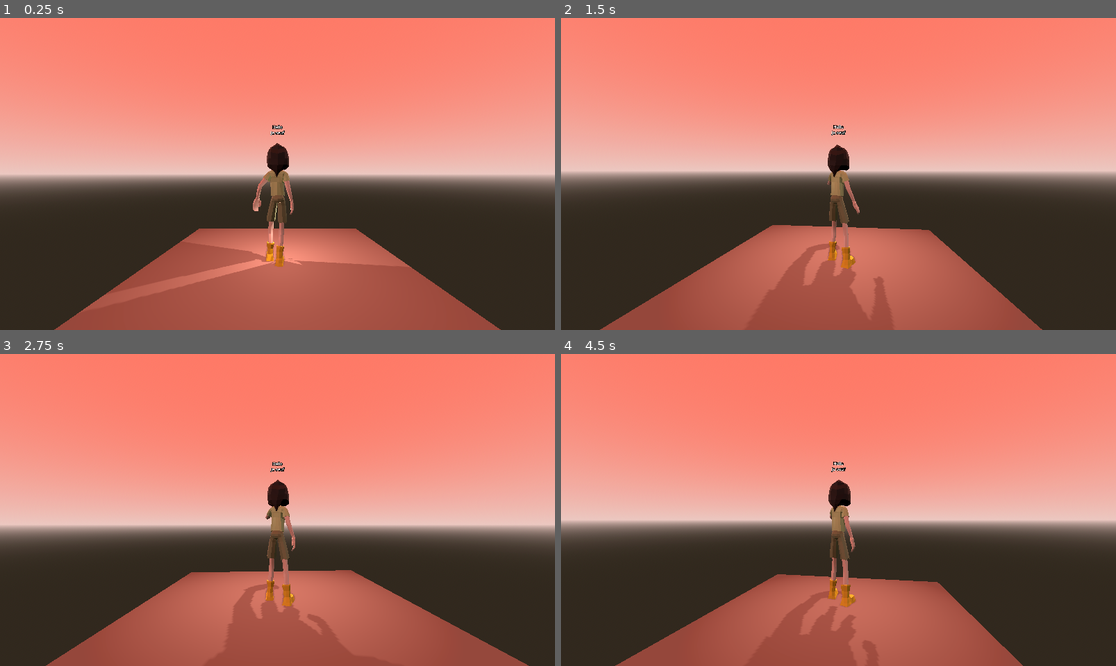
Above: before the commit, frames 1-4 (two rows, left to right).
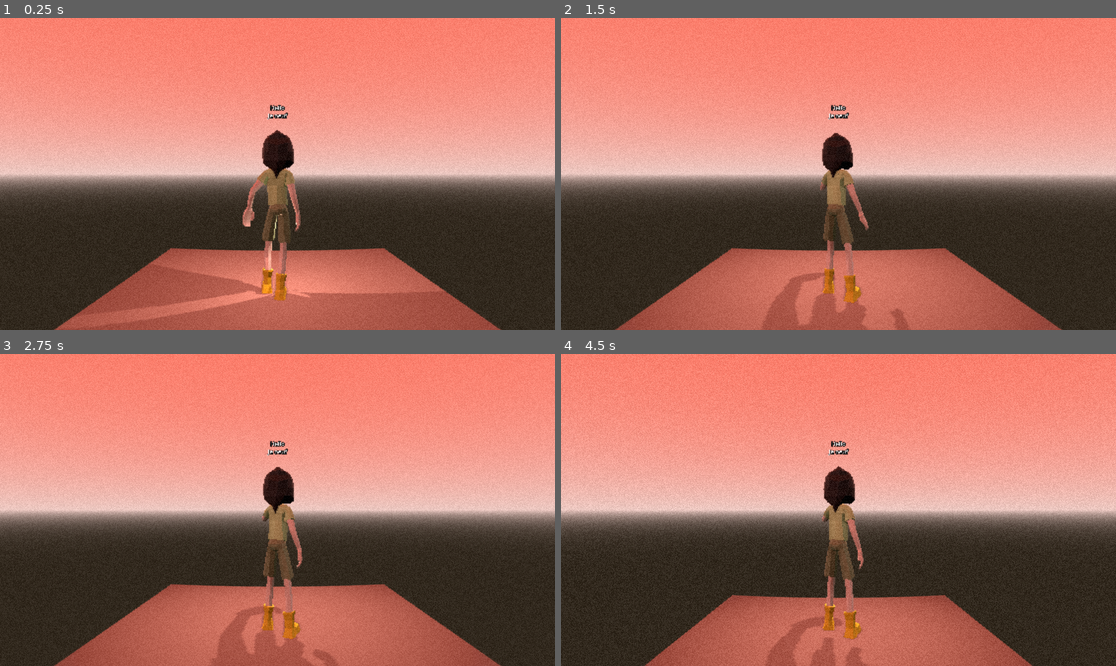
Above: after the commit, the same moments.

Repository: GreenDjango/BrackeysJam2026.1
Game: Godot game, scene res://src/scenes/game.tscn
Two runs of this game, one before a commit and one after it. Both use one fixed random seed, a clock stepped at 60 frames per second and the inputs below.
Inputs (mouse positions are in pixels of both pictures, inside the frame that each line leads up to):
- Up to frame 1 (0.25 s): no input
- Up to frame 2 (1.5 s): move the mouse to (960, 158) at 0.52 s; hold Space (ui_select) 0.53-1.28 s; move the mouse to (727, 189) at 1.27 s; tap Space (ui_select) at 1.35 s
- Up to frame 3 (2.75 s): tap Space (ui_select) at 1.52, 1.82 s; move the mouse to (333, 441) at 2.02 s; hold Space (ui_select) from 2.03 s (still down)
- Up to frame 4 (4.5 s): tap Enter at 2.75 s; move the mouse to (810, 572) at 2.77 s; release Space (ui_select) at 2.78 s; tap Space (ui_select) at 2.85, 3.02, 3.32, 4.35 s; move the mouse to (1005, 556) at 3.52 s; hold Space (ui_select) 3.53-4.28 s; tap Escape (ui_cancel) at 4.15 s; move the mouse to (672, 463) at 4.27 s

The runs differ from the first frame. In frame 1, 9.3% of the frame differs, in the area x 9-91%, y 24-100%; in frame 2, 13%; in frame 3, 21%, in the area x 0-100%, y 15-100%; in frame 4, 18%.

Commit message:
prepare camera effects

Diff:
--- a/src/entities/player.tscn
+++ b/src/entities/player.tscn
@@ -50,10 +50,17 @@
 func _input(event: InputEvent) -> void:
 	if event.is_action_pressed(\"ui_cancel\"):
 		remove_life()
+	if event.is_action_pressed(\"ui_select\"):
+		add_life()
 
 func remove_life() -> void:
 	if current_life > 0:
 		current_life = current_life - 1
+		$MainCharacter/Armature/Skeleton3D/LeftHandBoneAttachment/Torch.light_energy = current_life / float(max_life)
+
+func add_life() -> void:
+	if current_life < max_life:
+		current_life = current_life + 1
 		$MainCharacter/Armature/Skeleton3D/LeftHandBoneAttachment/Torch.light_energy = current_life / float(max_life)
 "
 
@@ -176,28 +183,28 @@
 [node name="MainCharacter" parent="." unique_id=805796366 instance=ExtResource("1_cusn3")]
 transform = Transform3D(-1, 0, -8.742278e-08, 0, 1, 0, 8.742278e-08, 0, -1, 0, 0, 0)
 
-[node name="Skeleton3D" parent="MainCharacter/Armature" parent_id_path=PackedInt32Array(805796366, 1498361304) index="0" unique_id=541133251]
-bones/0/position = Vector3(1.5739874, -2.279274, -260.42633)
-bones/0/rotation = Quaternion(-0.66922677, -0.17933054, 0.17844276, 0.6986661)
+[node name="Skeleton3D" parent="MainCharacter/Armature" parent_id_path=PackedInt32Array(805796366, 2046969162) index="0" unique_id=1292156158]
+bones/0/position = Vector3(3.3707688, -4.6308203, -260.35376)
+bones/0/rotation = Quaternion(-0.67162675, -0.17626701, 0.18077095, 0.696541)
 bones/1/position = Vector3(8.34465e-07, 19.411194, -0.35083914)
-bones/1/rotation = Quaternion(0.035886824, 9.478355e-05, -0.02552515, 0.9990298)
+bones/1/rotation = Quaternion(0.04882708, 0.00036905485, -0.023871934, 0.9985219)
 bones/2/position = Vector3(-5.066395e-07, 22.65011, 1.0132791e-06)
-bones/2/rotation = Quaternion(0.001852334, -0.0086048655, 0.028281422, 0.9995613)
+bones/2/rotation = Quaternion(0.016641747, -0.007941118, 0.02519842, 0.9995125)
 bones/3/position = Vector3(-1.013279e-06, 25.88585, 1.4901161e-06)
-bones/3/rotation = Quaternion(0.0025802483, -0.0055891336, 0.028719828, 0.9995686)
+bones/3/rotation = Quaternion(0.017321724, -0.004947373, 0.025680697, 0.9995079)
 bones/4/position = Vector3(6.67572e-06, 29.12155, 1.2562681e-05)
-bones/4/rotation = Quaternion(0.0087514715, 0.15430047, -0.060722996, 0.9861175)
+bones/4/rotation = Quaternion(-0.03131993, 0.14985588, -0.05484317, 0.98668873)
 bones/5/position = Vector3(1.4305115e-06, 33.540718, -0.30647784)
-bones/5/rotation = Quaternion(-0.047552116, 0.11452655, -0.0022443135, 0.99227893)
+bones/5/rotation = Quaternion(-0.05380709, 0.11214588, -0.023336977, 0.99195945)
 bones/6/position = Vector3(1.7881393e-07, 76.44837, -0.6985529)
 bones/7/position = Vector3(10.745476, 26.459852, -0.02640345)
-bones/7/rotation = Quaternion(-0.59536546, -0.40222475, 0.51868206, -0.4633835)
+bones/7/rotation = Quaternion(-0.5922269, -0.40666175, 0.5164391, -0.4660304)
 bones/8/position = Vector3(4.4699652e-07, 22.018236, 1.8472758e-05)
-bones/8/rotation = Quaternion(0.21880655, -0.3717956, 0.19044472, 0.8818291)
+bones/8/rotation = Quaternion(0.23483796, -0.3913969, 0.20866528, 0.8649383)
 bones/9/position = Vector3(2.462791e-05, 59.046375, -2.5344623e-05)
-bones/9/rotation = Quaternion(-0.037927575, 0.022044353, 0.5558442, 0.8301282)
+bones/9/rotation = Quaternion(-0.035936538, 0.021642432, 0.54009557, 0.8405575)
 bones/10/position = Vector3(-2.722588e-05, 52.63069, 2.0556068e-05)
-bones/10/rotation = Quaternion(0.015337324, -0.30534455, -0.08787953, 0.94805425)
+bones/10/rotation = Quaternion(0.015947698, -0.305127, -0.102979206, 0.94659317)
 bones/11/position = Vector3(-8.431525, 7.1248555, -1.3235979e-05)
 bones/11/rotation = Quaternion(0.27054274, 0.22973152, 0.2185753, 0.9089857)
 bones/12/position = Vector3(-2.1539516, 8.5643835, -1.2560372e-06)
@@ -213,42 +220,42 @@
 bones/17/rotation = Quaternion(0.47432178, 0.013722204, 0.077620134, 0.8768156)
 bones/18/position = Vector3(-0.26705357, 9.334155, 3.225574e-06)
 bones/19/position = Vector3(-10.74546, 26.460619, -0.06979174)
-bones/19/rotation = Quaternion(0.62047577, -0.41282085, 0.5374181, 0.39467773)
+bones/19/rotation = Quaternion(0.63468796, -0.39961854, 0.527851, 0.3985595)
 bones/20/position = Vector3(-1.6433048e-06, 22.018215, -5.4073116e-06)
-bones/20/rotation = Quaternion(0.3787904, 0.01379423, 0.026486678, 0.92500055)
+bones/20/rotation = Quaternion(0.41011634, -0.007397135, 0.012593949, 0.91191626)
 bones/21/position = Vector3(3.6858025e-06, 59.043495, 8.3487175e-06)
-bones/21/rotation = Quaternion(-0.020767815, -0.11282258, -0.16916195, 0.97888917)
+bones/21/rotation = Quaternion(-0.015320575, -0.09811784, -0.16574739, 0.98115546)
 bones/22/position = Vector3(-2.8628986e-06, 52.628662, 1.4583402e-05)
-bones/22/rotation = Quaternion(0.041482657, -0.16454312, -0.052067056, 0.98412085)
+bones/22/rotation = Quaternion(0.056447938, -0.1659692, -0.08150008, 0.98113483)
 bones/23/position = Vector3(9.215039, 7.4555016, -4.693866e-06)
-bones/23/rotation = Quaternion(0.008566347, -0.23225111, -0.094729885, 0.96799403)
+bones/23/rotation = Quaternion(0.010840814, -0.23563601, -0.06582194, 0.96954924)
 bones/24/position = Vector3(2.4363356, 9.164344, 8.551055e-06)
-bones/24/rotation = Quaternion(0.12959178, 0.17306273, 0.0523733, 0.9749422)
+bones/24/rotation = Quaternion(0.1432302, 0.17009951, 0.079439454, 0.9717206)
 bones/25/position = Vector3(-0.20267487, 8.393695, -2.0338134e-06)
-bones/25/rotation = Quaternion(-0.017350914, 0.07729863, -0.14723876, 0.9859233)
+bones/25/rotation = Quaternion(-0.00817192, 0.07908326, -0.12568408, 0.9888795)
 bones/26/position = Vector3(-2.2336442, 5.779323, 2.6538164e-06)
 bones/27/position = Vector3(1.5426704e-06, 15.566087, -6.5592903e-06)
-bones/27/rotation = Quaternion(0.09761975, -0.031703632, 0.023311893, 0.9944455)
+bones/27/rotation = Quaternion(0.13133855, -0.031518932, 0.014872984, 0.99072486)
 bones/28/position = Vector3(0.12418842, 16.211409, -1.7571445e-05)
-bones/28/rotation = Quaternion(0.16908816, 0.0262562, -0.06677132, 0.98298603)
+bones/28/rotation = Quaternion(0.19901255, 0.027044725, -0.078106865, 0.97650504)
 bones/29/position = Vector3(-0.43836975, 10.393876, -4.8574943e-06)
-bones/29/rotation = Quaternion(0.14042476, 0.022146842, 0.028956754, 0.98942006)
+bones/29/rotation = Quaternion(0.17058875, 0.02326614, 0.01729432, 0.9849158)
 bones/30/position = Vector3(0.31417388, 9.158777, 8.3533305e-06)
 bones/31/position = Vector3(15.116845, -10.79286, 0.21535318)
-bones/31/rotation = Quaternion(0.17110792, 0.11733231, 0.97619283, -0.06326869)
+bones/31/rotation = Quaternion(0.17093016, 0.11856303, 0.97649205, -0.05647175)
 bones/32/position = Vector3(4.3138098e-06, 118.65899, 3.5245987e-06)
-bones/32/rotation = Quaternion(-0.14919831, -0.11851362, 0.003502629, 0.98167324)
+bones/32/rotation = Quaternion(-0.14487527, -0.11881955, 0.0030329558, 0.9822851)
 bones/33/position = Vector3(3.4888883e-06, 106.50387, -4.3328862e-07)
-bones/33/rotation = Quaternion(0.46488246, 0.014085064, -0.049778216, 0.8838599)
+bones/33/rotation = Quaternion(0.45859048, 0.016300375, -0.045325648, 0.8873414)
 bones/34/rotation = Quaternion(0.33267504, 0.00875544, -0.0045310333, 0.94299006)
 bones/36/position = Vector3(-15.116845, -10.792818, -0.058137435)
-bones/36/rotation = Quaternion(-0.021411482, 0.039599825, 0.99638987, 0.071977295)
-bones/37/rotation = Quaternion(-0.09112586, -0.085898586, 0.018622443, 0.9919531)
-bones/38/rotation = Quaternion(0.49567693, 0.029667012, 0.048748594, 0.86663014)
+bones/36/rotation = Quaternion(-0.020491445, 0.049436435, 0.99553746, 0.077726975)
+bones/37/rotation = Quaternion(-0.10245067, -0.0855556, 0.019563599, 0.990859)
+bones/38/rotation = Quaternion(0.4956074, 0.03020553, 0.049702723, 0.86659706)
 bones/39/rotation = Quaternion(0.34642383, -0.00967429, 0.0041634287, 0.93801904)
 
 [node name="LeftHandBoneAttachment" type="BoneAttachment3D" parent="MainCharacter/Armature/Skeleton3D" index="0" unique_id=186672180]
-transform = Transform3D(0.014460921, -0.26665345, -0.96368384, 0.3182113, 0.91490394, -0.24838056, 0.9479097, -0.30306345, 0.09808248, 26.815575, 117.18126, -346.16956)
+transform = Transform3D(0.010199636, -0.25695914, -0.96636844, 0.21992412, 0.94333225, -0.24851227, 0.97546375, -0.20999306, 0.06613311, 25.419956, 118.29842, -340.31708)
 bone_name = "mixamorig_LeftHand"
 bone_idx = 10
 
--- /dev/null
+++ b/src/scenes/game.gd
@@ -0,0 +1,23 @@
+extends Node3D
+
+# todo: find a better shader value
+# todo: merge CanvasLayer2 and CanvasLayer
+# todo: properly rename node
+func _input(event: InputEvent) -> void:
+	var grain_shader = $CanvasLayer2/Grain.material
+	var grain_size = grain_shader.get_shader_parameter("grain_size")
+	var grain_amount = grain_shader.get_shader_parameter("grain_amount")
+	if event.is_action_pressed("ui_cancel"):
+		if $Player.current_life > 0:
+			grain_shader.set_shader_parameter("grain_size", grain_size + 0.2)
+			#grain_shader.set_shader_parameter("grain_amount", grain_amount + 0.01)
+	if event.is_action_pressed("ui_select"):
+		# fixme: use signal to avoid sync error as follow:
+		#	1. Player._input -> $Player.current_life++
+		#   2. (next line)   -> false
+		# So, the original value of `grain_size` will be never meet. By using
+		# "signal" or other sync features, we will be assured that an update
+		# has been performed on the player life
+		if $Player.current_life < $Player.max_life:
+			grain_shader.set_shader_parameter("grain_size", grain_size - 0.2)
+			#grain_shader.set_shader_parameter("grain_amount", grain_amount - 0.01)
--- a/src/scenes/game.tscn
+++ b/src/scenes/game.tscn
@@ -1,7 +1,72 @@
 [gd_scene format=3 uid="uid://c0bdtjmn1b4gh"]
 
+[ext_resource type="Script" uid="uid://c1d0ref15vmj1" path="res://src/scenes/game.gd" id="1_3rtjt"]
 [ext_resource type="PackedScene" uid="uid://bum3w3ougalos" path="res://src/entities/player.tscn" id="1_qfxj7"]
 [ext_resource type="Script" uid="uid://b8uxkhnk7d8co" path="res://src/scenes/spring_arm_3d.gd" id="2_covw0"]
+
+[sub_resource type="Shader" id="Shader_covw0"]
+code = "// Converted from https://www.shadertoy.com/view/td2GzW
+shader_type canvas_item;
+uniform sampler2D SCREEN_TEXTURE : hint_screen_texture, filter_linear_mipmap;
+
+// Anti fish eye (negative amount) / fish eye (positive)
+uniform float effect_amount : hint_range(-2.5, 2.5) = 1.0;
+
+void fragment() {
+	// glsl -> godot shader
+	vec2 iResolution = 1.0 / SCREEN_PIXEL_SIZE;
+	vec4 fragCoord = FRAGCOORD;
+
+	//normalized coords
+	vec2 p = fragCoord.xy / iResolution.x;
+
+	//screen proroption
+	float prop = iResolution.x / iResolution.y;
+
+	//center coords
+	vec2 m = vec2(0.5, 0.5 / prop);
+
+	//vector from center to current fragment
+	vec2 d = p - m;
+
+	// distance of pixel from center
+	float r = sqrt(dot(d, d));
+
+	float power = effect_amount;
+
+	//radius of 1:1 effect
+	float bind;
+
+	//stick to borders
+	if (power > 0.0)
+		bind = sqrt(dot(m, m));
+	else {
+		if (prop < 1.0)
+    		bind = m.x;
+    	else
+        	bind = m.y;
+	}
+
+	vec2 uv;
+	//fisheye
+	if (power > 0.0)
+		uv = m + normalize(d) * tan(r * power) * bind / tan( bind * power);
+	//antifisheye
+	else if (power < 0.0)
+		uv = m + normalize(d) * atan(r * -power * 10.0) * bind / atan(-power * bind * 10.0);
+	//no effect for power = 1.0
+	else
+		uv = p;
+    uv.y *= prop;
+
+	vec3 col = texture(SCREEN_TEXTURE, uv).rgb;
+
+	COLOR = vec4(col, 1.0);
+}"
+
+[sub_resource type="ShaderMaterial" id="ShaderMaterial_3rtjt"]
+shader = SubResource("Shader_covw0")
+shader_parameter/effect_amount = 1.6040001949400002
 
 [sub_resource type="ProceduralSkyMaterial" id="ProceduralSkyMaterial_qfxj7"]
 sky_top_color = Color(1, 0.47018713, 0.39553028, 1)
@@ -23,7 +88,52 @@
 [sub_resource type="BoxShape3D" id="BoxShape3D_covw0"]
 size = Vector3(10, 1, 10)
 
+[sub_resource type="Shader" id="Shader_qfxj7"]
+code = "shader_type canvas_item;
+
+uniform sampler2D screen_texture : hint_screen_texture;
+uniform float grain_amount : hint_range(0.0, 1.0) = 0.05; // Adjust the amount of grain
+uniform float grain_size : hint_range(0.1, 10.0) = 1.0; // Adjust the size of the grain
+uniform bool animate = false;
+
+void fragment() {
+	// Sample the original screen texture
+	vec4 original_color = texture(screen_texture, SCREEN_UV);
+
+	float noise = 0.0;
+
+	if (animate) {
+		// Generate random noise
+		noise = (fract(sin(dot(UV * TIME, vec2(12.9898, 78.233))) * 43758.5453) - 0.5) * 2.0;
+	} else {
+		 noise = (fract(sin(dot(UV, vec2(12.9898, 78.233))) * 43758.5453) - 0.5) * 2.0;
+	}
+	// Add noise to the original color
+	original_color.rgb += noise * grain_amount * grain_size;
+
+	// Clamp the final color to make sure it stays in the valid range
+	COLOR = clamp(original_color, 0.0, 1.0);
+}"
+
+[sub_resource type="ShaderMaterial" id="ShaderMaterial_covw0"]
+shader = SubResource("Shader_qfxj7")
+shader_parameter/grain_amount = 0.050000002375
+shader_parameter/grain_size = 1.0
+shader_parameter/animate = false
+
 [node name="Game" type="Node3D" unique_id=664495583]
+script = ExtResource("1_3rtjt")
+
+[node name="CanvasLayer" type="CanvasLayer" parent="." unique_id=890081452]
+
+[node name="BodyCam" type="ColorRect" parent="CanvasLayer" unique_id=959627027]
+material = SubResource("ShaderMaterial_3rtjt")
+anchors_preset = 15
+anchor_right = 1.0
+anchor_bottom = 1.0
+grow_horizontal = 2
+grow_vertical = 2
+color = Color(1, 1, 1, 0)
 
 [node name="WorldEnvironment" type="WorldEnvironment" parent="." unique_id=750896921]
 environment = SubResource("Environment_3rtjt")
@@ -45,3 +155,14 @@
 [node name="CollisionShape3D" type="CollisionShape3D" parent="Ground" unique_id=398013267]
 transform = Transform3D(1, 0, 0, 0, 1, 0, 0, 0, 1, 0, -0.4995, 0)
 shape = SubResource("BoxShape3D_covw0")
+
+[node name="CanvasLayer2" type="CanvasLayer" parent="." unique_id=1649531986]
+
+[node name="Grain" type="ColorRect" parent="CanvasLayer2" unique_id=781885694]
+material = SubResource("ShaderMaterial_covw0")
+anchors_preset = 15
+anchor_right = 1.0
+anchor_bottom = 1.0
+grow_horizontal = 2
+grow_vertical = 2
+color = Color(1, 1, 1, 0)
Not shown, added: src/scenes/game.gd.uid
